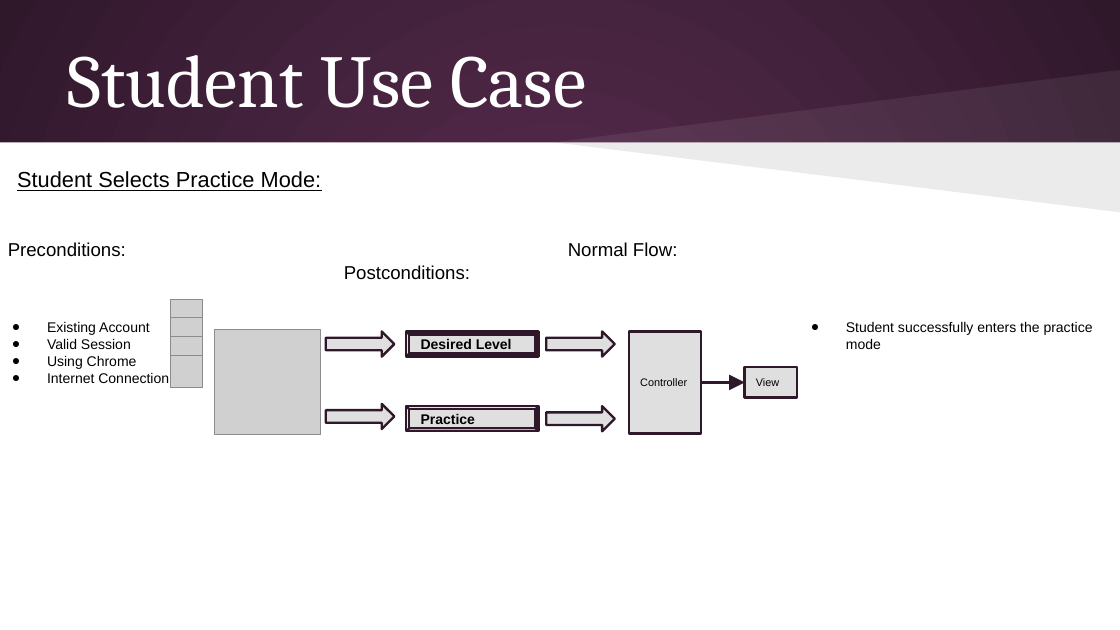
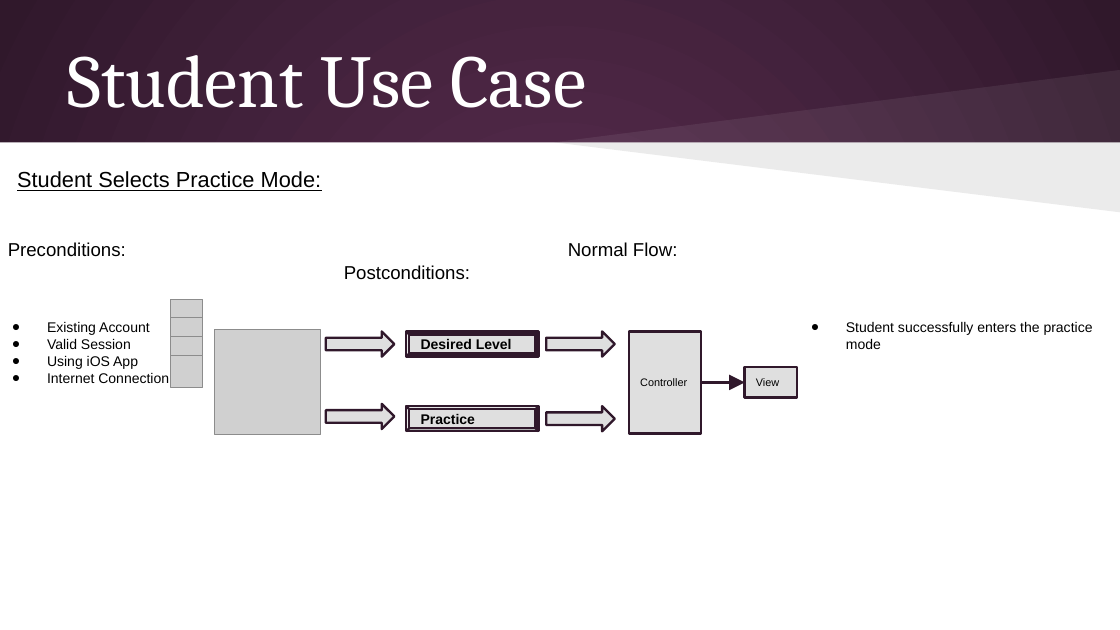
Before and after one commit to SArseneault/Math-App, a slide deck: slide 16 of Documentation/Design Specification/Design Specification Powerpoint.pptx (slide 17 before the commit). Drawn at 1120x630 pixels with LibreOffice and Linux fonts; fonts in the diff are those of the drawing; grey boxes stand for pictures. Boxes give left, top, right and bottom in pixels: in the first picture for what was removed or moved away, otherwise in the second. Text is boxed around its words. In the diff, an @@ line names an element or a change of style, - is before the commit and + after.

```diff
--- a/Documentation/Design Specification/Design Specification Powerpoint.pptx
+++ b/Documentation/Design Specification/Design Specification Powerpoint.pptx
@@ text at (x1=47, y1=356, x2=138, y2=369): text changed @@
-● Using Chrome
+● Using iOS App
```
Also in this commit, not shown: 3 other slides changed, 1 slide removed.
